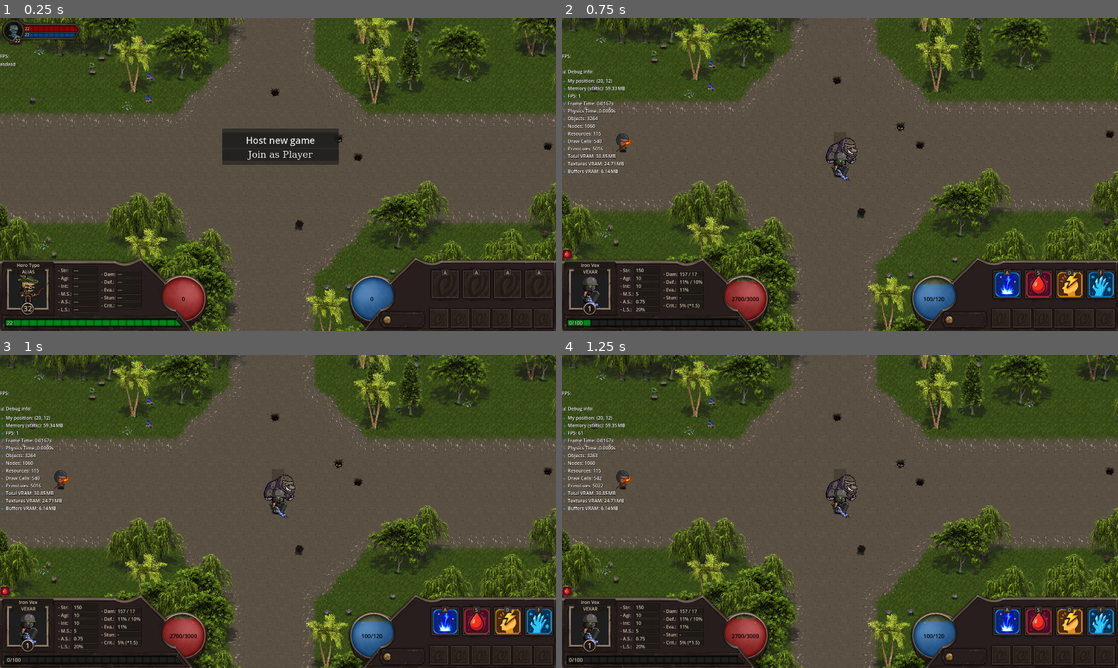
Above: before the commit, frames 1-4 (two rows, left to right).
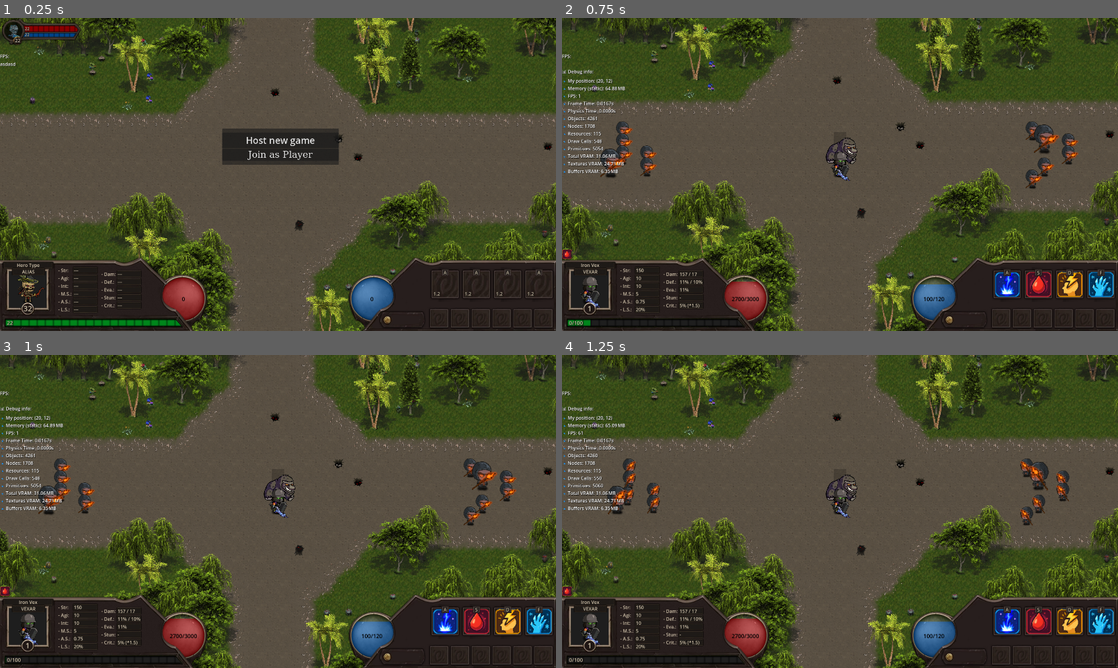
Above: after the commit, the same moments.

Repository: LucasJappert/moomoo-lan-party
Game: Godot game, scene res://scenes/my_main_scene.tscn
Same seed, same stepped clock (60 frames per second), same inputs: the game is played once before the commit and once after it.
Inputs:
- Up to frame 1 (0.25 s): no input
- Up to frame 2 (0.75 s): click "Host new game" at 0.5 s
- Up to frame 3 (1 s): no input
- Up to frame 4 (1.25 s): no input

The runs differ from the first frame. In frame 1, less than 0.1% of the frame differs, in the area x 78-97%, y 81-89%; in frame 2, 1.3%; in frame 3, 1.3%; in frame 4, 1.4%, in the area x 4-97%, y 21-82%.

Commit message:
Add active skill of lightning and implement the necessary features in the skill slot (such as remaining time for use)

Diff:
--- a/scenes/GUI/skill_slot.tscn
+++ b/scenes/GUI/skill_slot.tscn
@@ -35,6 +35,18 @@
 offset_bottom = 13.0
 grow_horizontal = 2
 theme_override_colors/font_color = Color(0.827451, 0.772549, 0.67451, 1)
+theme_override_colors/font_shadow_color = Color(0, 0, 0, 1)
 theme_override_styles/normal = SubResource("StyleBoxTexture_gayjm")
 text = "A"
 horizontal_alignment = 1
+
+[node name="LabelCoolDown" type="Label" parent="."]
+unique_name_in_owner = true
+layout_mode = 0
+offset_left = 2.0
+offset_top = 63.0
+offset_right = 86.0
+offset_bottom = 86.0
+theme_override_colors/font_color = Color(0.827451, 0.772549, 0.67451, 1)
+theme_override_colors/font_shadow_color = Color(0, 0, 0, 1)
+text = "1.2"
--- a/scripts/GUI/skill_slot.gd
+++ b/scripts/GUI/skill_slot.gd
@@ -26,3 +26,13 @@
 	slot_number = _slot_number
 	hotkey.text = HOTKEY_BY_SLOT[slot_number - 1]
 	sprite.region_rect = skill.region_rect
+
+func _process(_delta: float) -> void:
+	if not skill: return
+
+	var remaining_cooldown := skill.get_remaining_cooldown()
+	if remaining_cooldown > 0:
+		%LabelCoolDown.visible = true
+		%LabelCoolDown.text = StringHelpers.format_float(remaining_cooldown)
+	else:
+		%LabelCoolDown.visible = false
--- a/scripts/controllers/enemies_waves_controller.gd
+++ b/scripts/controllers/enemies_waves_controller.gd
@@ -31,6 +31,6 @@
 			var is_boss = (i == ENEMIES_BY_ZONE - 1)
 			enemy._boss_level = _wave_number if is_boss else 0
 
-			enemy.can_attack = false
+			# enemy.can_attack = false
 			GameManager.add_enemy(enemy)
-			return
+		# return
--- a/scripts/entity/combat_data/combat_data.gd
+++ b/scripts/entity/combat_data/combat_data.gd
@@ -66,14 +66,6 @@
 
 	_actions_after_1_second(_delta)
 
-	if my_owner().combat_data._target_entity == null:
-		if my_owner().movement_helper.current_path.is_empty():
-			if my_owner().combat_data.latest_attacker:
-				if my_owner() is Player:
-					var nearest_enemy: Entity
-					nearest_enemy = GlobalsEntityHelpers.get_nearest_entity(my_owner().global_position, GameManager.get_enemies(), my_owner().area_vision_shape.shape.radius)
-					my_owner().combat_data.set_target_entity(nearest_enemy)
-
 func my_owner() -> Entity:
 	if _my_owner: return _my_owner
 	_my_owner = GlobalsEntityHelpers.get_owner(self)
@@ -125,7 +117,6 @@
 	if GlobalsEntityHelpers.roll_chance(total_stats.crit_chance):
 		critical_damage = base_value * total_stats.crit_multiplier
 	return critical_damage
-
 
 # TODO: Review
 func _server_execute_physical_damage(_target: Entity) -> void:
@@ -187,13 +178,27 @@
 	latest_attacker = attacker
 	last_damage_received_time = Time.get_ticks_msec()
 
-func set_target_entity(_target: Entity) -> void:
-	# Used only by the server
+func set_target_entity(_target: Entity) -> void: # Used only by the server
 	if _target == _target_entity: return
 
 	target_entity_name = str(_target.name) if _target != null else ""
 	_target_entity = _target
 
+func charge_skill(index: int) -> void:
+	if skills[index].is_learned == false: return
+
+	print("Charging skill: ", skills[index].skill_name)
+	charged_skill = skills[index]
+func uncharge_skill() -> void:
+	charged_skill = null
+	print("Uncharging skill")
+
+func use_charged_skill() -> void:
+	if charged_skill == null: return
+
+	charged_skill.use(my_owner(), _target_entity)
+
+	uncharge_skill()
 # endregion
 
 # region GETTERs
@@ -207,7 +212,6 @@
 	my_owner().rpc("rpc_server_message", ObjectHelpers.to_dict(sm, true))
 
 	return true
-
 
 func _apply_defenses(_di: DamageInfo, total_stats: CombatStats) -> void:
 	var damage_before_defense := _di.total_damage_heal
@@ -245,11 +249,7 @@
 func get_target_entity() -> Entity:
 	return GameManager.get_entity(target_entity_name)
 
-func charge_skill(index: int) -> void:
-	if skills[index].is_learned == false: return
-
-	charged_skill = skills[index]
-# endregion
+# endregion GETTERs
 
 # region TRY PHISICAL ATTACK
 func try_physical_attack(_delta: float) -> bool:
@@ -257,11 +257,7 @@
 
 	if my_owner().velocity != Vector2.ZERO: return false
 
-	# Priorize players over moomoo (only for enemies)
-	if _target_entity == GameManager.moomoo: set_target_entity(_get_nearest_target_in_range_attack())
-
-	if not GlobalsEntityHelpers.is_target_in_attack_range(my_owner(), _target_entity):
-		set_target_entity(_get_nearest_target_in_range_attack())
+	if _target_entity == GameManager.moomoo: set_target_entity(_get_nearest_target_in_range_attack()) # Priorize players over moomoo (only for enemies)
 
 	if _target_entity == null: return false
 
@@ -300,7 +296,11 @@
 
 	var now = Time.get_ticks_msec()
 	var interval_ms = 1000.0 / get_total_stats().get_total_attack_speed()
-	return now - last_physical_hit_time >= interval_ms # If enough time has passed, can attack
+	if now - last_physical_hit_time < interval_ms: return false # If enough time has passed, can attack
+
+	if not GlobalsEntityHelpers.is_target_in_attack_range(my_owner(), _target_entity): return false
+
+	return true
 # endregion TRY PHISICAL ATTACK
 
 # region 	SERVER METHODS
@@ -378,6 +378,8 @@
 		extra_stats.accumulate_combat_stats(effect.stats)
 	return extra_stats
 
+func get_attack_range() -> int:
+	return get_total_stats().attack_range
 
 # endregion GETTERs
 
--- a/scripts/entity/helpers/globals_entity_helpers.gd
+++ b/scripts/entity/helpers/globals_entity_helpers.gd
@@ -34,10 +34,12 @@
 		current_depth += 1
 	return null
 
-static func get_closest_entities(origin: Vector2, max_targets: int, entities: Array[Entity], max_distance: float = MapManager.TILE_SIZE_INT * 5) -> Array[Entity]:
+static func get_closest_entities(origin: Vector2, max_targets: int, entities: Array[Entity], max_distance: float = MapManager.TILE_SIZE_INT * 5, excluded_entities: Array[Entity] = []) -> Array[Entity]:
 	var sorted: Array[Entity] = []
 
 	for entity in entities:
+		if entity in excluded_entities:
+			continue
 		var dist_sq := entity.global_position.distance_squared_to(origin)
 
 		if max_distance >= 0.0 and dist_sq > max_distance * max_distance: continue # out of range
--- a/scripts/entity/helpers/movement_helper.gd
+++ b/scripts/entity/helpers/movement_helper.gd
@@ -6,7 +6,7 @@
 var _target_cell
 var current_path: Array[Vector2i] = []
 var current_cell = null
-var _attack_mode_mode = false
+var _attack_move = false
 var _can_move := true
 
 func _init(p_owner: Entity):
@@ -25,7 +25,7 @@
 	current_path = []
 
 func set_attack_mode_mode(p_value: bool) -> void:
-	_attack_mode_mode = p_value
+	_attack_move = p_value
 
 func _stop_movements() -> void:
 	current_target_pos = null
@@ -36,7 +36,7 @@
 	_target_cell = null
 	_target_entity = null
 	current_path = []
-	_attack_mode_mode = false
+	set_attack_mode_mode(false)
 
 func set_target_entity(target: Entity) -> void:
 	if target == _target_entity: return
@@ -45,7 +45,7 @@
 
 	if target == null: return
 
-	_attack_mode_mode = true
+	set_attack_mode_mode(true)
 	_target_entity = target
 	update_path()
 
@@ -56,14 +56,12 @@
 	my_owner.combat_data.register_attacker(null)
 
 func update_path() -> void:
-	if _target_cell == null && _target_entity == null:
-		if my_owner.combat_data.latest_attacker == null: return _clean_movements()
-		set_target_entity(my_owner.combat_data.latest_attacker)
+	if _target_cell == null && _target_entity == null: return _clean_movements()
 
 	var from_pos = current_target_pos if current_target_pos else my_owner.global_position
 	var from_cell = MapManager.world_to_cell(from_pos)
 	var target_cell = _target_cell if _target_cell else MapManager.world_to_cell(_target_entity.global_position)
-	current_path = MapManager.my_find_path(from_cell, target_cell)
+	current_path = MapManager.find_path(from_cell, target_cell)
 
 # endregion SETTERs
 
@@ -74,7 +72,8 @@
 
 	if my_owner.combat_data.is_stunned(): return
 
-	if _attack_mode_mode:
+	if _attack_move:
+		# Return if the target is in attack range (dont move, just attack)
 		var target_in_attack_range = GlobalsEntityHelpers.is_target_in_attack_range(my_owner, my_owner.combat_data.get_target_entity())
 		if target_in_attack_range: return
 
@@ -86,10 +85,24 @@
 	current_target_pos = MapManager.cell_to_world(next_target_cell)
 	current_path.remove_at(0)
 
+func _try_to_update_target_from_latest_attacker():
+	if _target_cell or _target_entity: return
+	if not my_owner.combat_data.latest_attacker: return
+
+	if my_owner is Enemy: return # Enemies should always have a target (Moomoo by default)
+
+	var nearest_enemy: Entity
+	if my_owner is Player:
+		nearest_enemy = GlobalsEntityHelpers.get_nearest_entity(my_owner.global_position, GameManager.get_enemies(), my_owner.area_vision_shape.shape.radius)
+
+	set_target_entity(nearest_enemy)
+	my_owner.combat_data.set_target_entity(nearest_enemy)
 
 func _try_to_move(_delta: float) -> void:
-	# if _attack_mode_mode && GlobalsEntityHelpers.is_target_in_attack_range(my_owner, my_owner.combat_data.get_target_entity()):
+	# if _attack_move && GlobalsEntityHelpers.is_target_in_attack_range(my_owner, my_owner.combat_data.get_target_entity()):
 	# 	_clean_movements()
+	_try_to_update_target_from_latest_attacker()
+
 	if current_target_pos == null: _try_set_next_current_target_pos()
 	if current_target_pos == null: return _stop_movements()
 
--- a/scripts/entity/player/client_inputs.gd
+++ b/scripts/entity/player/client_inputs.gd
@@ -22,6 +22,13 @@
 		if event.button_index == MOUSE_BUTTON_LEFT:
 			_on_left_click(mouse_position)
 
+	if event is InputEventKey and event.pressed:
+		rpc_id(1, "notify_to_server_key_pressed", event.keycode)
+		# if event.keycode == KEY_ESCAPE:
+		# 	print("Escape pressed")
+
+		# if event.keycode == KEY_A:
+
 
 func _on_right_click(mouse_position: Vector2):
 	if not SHIFT_PRESSED and AreaHovered.hovered_entity is Enemy:
@@ -32,9 +39,9 @@
 
 func _on_left_click(mouse_position: Vector2):
 	print("Client left_click_mouse_pos: ", mouse_position)
-	if not AreaHovered.hovered_entity is Enemy: return
 
-	rpc_id(1, "notify_to_server_the_left_click_on_entity", AreaHovered.hovered_entity.name)
+	var target_entity = AreaHovered.hovered_entity
+	rpc_id(1, "notify_to_server_the_left_click", target_entity.name if target_entity else "")
 
 
 @rpc("authority", "call_local")
@@ -49,8 +56,15 @@
 	player.movement_helper.set_target_entity(target_entity)
 
 @rpc("authority", "call_local")
-func notify_to_server_the_left_click_on_entity(_target_entity_name: String):
+func notify_to_server_the_left_click(_target_entity_name: String):
 	# Always run in server
 	var target_entity = GameManager.entities[_target_entity_name]
-	player.combat_data.set_target_entity(target_entity)
-	player.combat_data.skills[0].use(player, target_entity)
+
+	if target_entity: player.combat_data.set_target_entity(target_entity)
+
+	player.combat_data.use_charged_skill()
+
+@rpc("authority", "call_local")
+func notify_to_server_key_pressed(_keycode: int):
+	if _keycode == KEY_A:
+		player.combat_data.charge_skill(0)
--- a/scripts/globals/keyboard_controller.gd
+++ b/scripts/globals/keyboard_controller.gd
@@ -9,6 +9,3 @@
 
 		if event.keycode == KEY_I:
 			GUI.SHOW_DEBUG_DATA = not GUI.SHOW_DEBUG_DATA
-
-		if event.keycode == KEY_T:
-			GameManager.MY_PLAYER.combat_data.apply_lightning_animation()
--- a/scripts/globals/map_manager.gd
+++ b/scripts/globals/map_manager.gd
@@ -16,7 +16,7 @@
 	_astar_grid.cell_size = TILE_SIZE
 	_astar_grid.offset = Vector2(grid_origin.x * TILE_SIZE.x, grid_origin.y * TILE_SIZE.y) # ← 🔥 clave
 	_astar_grid.default_compute_heuristic = AStarGrid2D.HEURISTIC_MANHATTAN
-	_astar_grid.diagonal_mode = AStarGrid2D.DIAGONAL_MODE_ALWAYS
+	_astar_grid.diagonal_mode = AStarGrid2D.DIAGONAL_MODE_AT_LEAST_ONE_WALKABLE
 
 	_astar_grid.update()
 
@@ -55,68 +55,6 @@
 
 	path.remove_at(0) # Remove start from path
 	return path
-
-static var counter: int = 0
-
-static func my_find_path(start: Vector2i, end: Vector2i) -> Array[Vector2i]:
-	var now = Time.get_ticks_msec()
-	counter += 1
-	print("counter: ", counter)
-	if not _astar_grid.is_in_boundsv(start) or not _astar_grid.is_in_boundsv(end):
-		return []
-
-	var open_set: Array[Vector2i] = [start]
-	var came_from := {}
-	var g_score := {}
-	var f_score := {}
-	g_score[start] = 0
-	f_score[start] = start.distance_to(end)
-
-	while not open_set.is_empty():
-		open_set.sort_custom(func(a, b): return f_score.get(a, INF) < f_score.get(b, INF))
-		var current: Vector2i = open_set.pop_front()
-
-		if current == end:
-			var path: Array[Vector2i] = [current]
-			while came_from.has(current):
-				current = came_from[current]
-				path.push_front(current)
-			path.remove_at(0) # opcional: quitar el punto de partida
-			return path
-
-		for neighbor in _get_walkable_neighbors(current):
-			var tentative_g = g_score.get(current, INF) + (1.0 if abs(current.x - neighbor.x) + abs(current.y - neighbor.y) == 1 else 1.4)
-			if tentative_g < g_score.get(neighbor, INF):
-				came_from[neighbor] = current
-				g_score[neighbor] = tentative_g
-				f_score[neighbor] = tentative_g + neighbor.distance_to(end)
-				if not neighbor in open_set:
-					open_set.append(neighbor)
-
-	print("Time: ", Time.get_ticks_msec() - now)
-	return []
-
-static func _get_walkable_neighbors(cell: Vector2i) -> Array[Vector2i]:
-	var directions = [
-		Vector2i(0, -1), Vector2i(1, 0), Vector2i(0, 1), Vector2i(-1, 0), # cardinales
-		Vector2i(1, -1), Vector2i(1, 1), Vector2i(-1, 1), Vector2i(-1, -1) # diagonales
-	]
-
-	var neighbors: Array[Vector2i] = []
-	for dir in directions:
-		var neighbor = cell + dir
-		if not _astar_grid.is_in_boundsv(neighbor) or is_cell_blocked(neighbor):
-			continue
-
-		if abs(dir.x) == 1 and abs(dir.y) == 1:
-			var ortho1 = cell + Vector2i(dir.x, 0)
-			var ortho2 = cell + Vector2i(0, dir.y)
-			if is_cell_blocked(ortho1) and is_cell_blocked(ortho2):
-				continue
-
-		neighbors.append(neighbor)
-
-	return neighbors
 
 
 static func world_to_cell(pos: Vector2) -> Vector2i:
--- a/scripts/models/skill.gd
+++ b/scripts/models/skill.gd
@@ -209,9 +209,12 @@
 func use(my_owner: Entity, target_entity: Entity) -> void:
 	if not can_use(my_owner): return
 
+	if skill_name == Names.STORM_STRIKE:
+		if not _apply_storm_strike(my_owner, target_entity): return
+
 	_last_used_time = Time.get_ticks_msec() / 1000.0
 
-	if skill_name == Names.STORM_STRIKE: _apply_storm_strike(my_owner, target_entity)
+	my_owner.combat_data.update_current_mana(-mana_cost)
 # endregion ................. SETTERs
 # region :::::::::::::::::::: SKILLS LOGICS
 static func actions_before_entity_death(_dead_entity: Entity, _attacker: Entity) -> void:
@@ -246,13 +249,18 @@
 		effect.set_region_rect(_attacker_frozen_skill.region_rect)
 		_target.combat_data.add_effect(effect)
 
-func _apply_storm_strike(_attacker: Entity, _target: Entity) -> void:
+func _apply_storm_strike(_attacker: Entity, _target: Entity) -> bool:
+	if not _target: return false
+
+	if _attacker is Player and not _target is Enemy: return false
+	if _attacker is Enemy and not (_target is Player or _target is Moomoo): return false
+
 	var attacker_stats = _attacker.combat_data.get_total_stats()
 	var total_damage_heal = stats.custom_damage_heal.get_total_damage_heal(attacker_stats.agility, attacker_stats.strength, attacker_stats.intelligence)
 
 	var targets = [_target]
 	var enemies = GameManager.get_enemies()
-	targets.append_array(GlobalsEntityHelpers.get_closest_entities(_attacker.global_position, max_targets - 1, enemies, MapManager.TILE_SIZE_INT * 6))
+	targets.append_array(GlobalsEntityHelpers.get_closest_entities(_target.global_position, max_targets - 1, enemies, MapManager.TILE_SIZE_INT * 6, [_target]))
 
 	for target in targets:
 		var _di := DamageInfo.new(total_damage_heal, damage_type)
@@ -265,7 +273,10 @@
 		_di.damage_type = DamageType.MAGIC
 		_di.attacker_name = _attacker.name
 
-		_target.combat_data._server_receive_damage(_di, _attacker)
+		target.combat_data._server_receive_damage(_di, _attacker)
+		target.combat_data.apply_lightning_animation()
+
+	return true
 
 
 # endregion .................... SKILLS LOGICS
Not shown, changed: .images/atlas2.pdn
Not shown, changed: TODO.md
